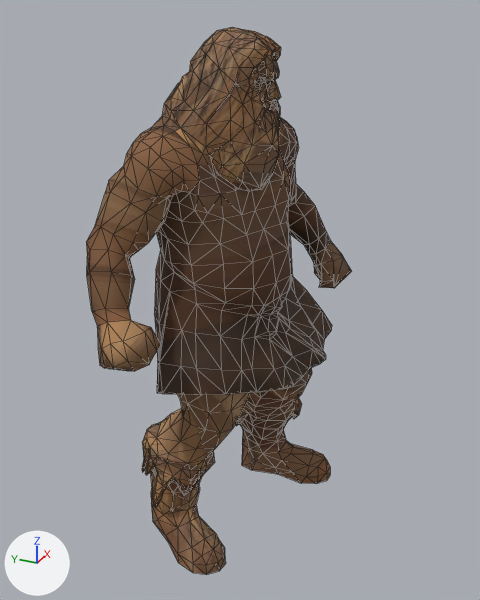
One commit to the glTF model public/assets/unit-models/74-mountaingiant.glb: the scene before it, then after it.
One viewpoint serves both versions: a camera (50 mm lens) standing at (-4.31, -2.1, 4.11) and looking at (-0.22, -0.26, 2.07). The axes (+X, +Y, +Z) are drawn at lower left. The lights are the same throughout. The older version comes first. Mesh edges are drawn as thin lines. Vertices at exactly the same position are counted once.
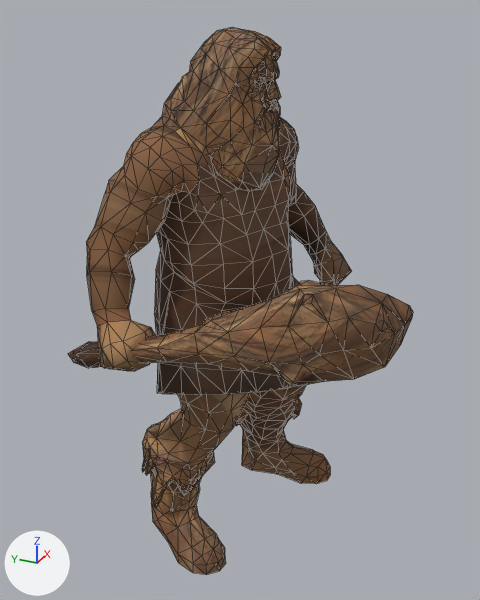
Location of each change, [x1, y1, x2, y2] in pixels of the pictures (480 x 600 px):
'Mesh_0', reshaped (30% wider): before [86, 27, 352, 575]; after [68, 27, 413, 575]
part 1 of me_mesh_0, added (brown): after [68, 280, 413, 386]

The change, as a diff of the scene's bpy script:
```diff
--- a/public/assets/unit-models/74-mountaingiant.glb.py
+++ b/public/assets/unit-models/74-mountaingiant.glb.py
@@ me_mesh_0 @@
 # used by ob_mesh_0; location = (0.0, 0.0, 0.0)
-me_mesh_0.from_pydata(...)  # 1180 vertices, 2347 faces; spans x -1.19..1.02, y -0.83..0.68, z -0.03..3.93
+me_mesh_0.from_pydata(...)  # 1274 vertices, 2531 faces; spans x -1.42..1.02, y -1.64..0.76, z -0.03..3.93
+# me_mesh_0 part 1: a new loose piece of 94 vertices spanning x -1.42..-0.83, y -1.64..0.76, z 1.69..2.71, in mat_material_0 (picture img_image_0)
 me_mesh_0.materials.append(mat_material_0)
```
